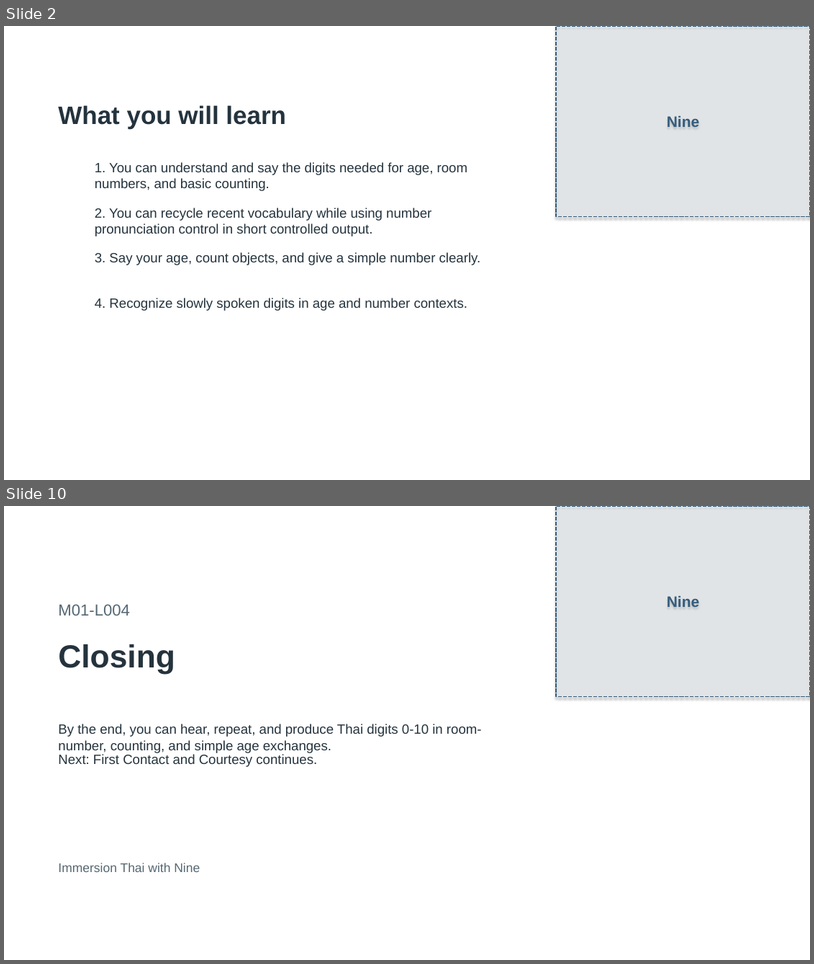
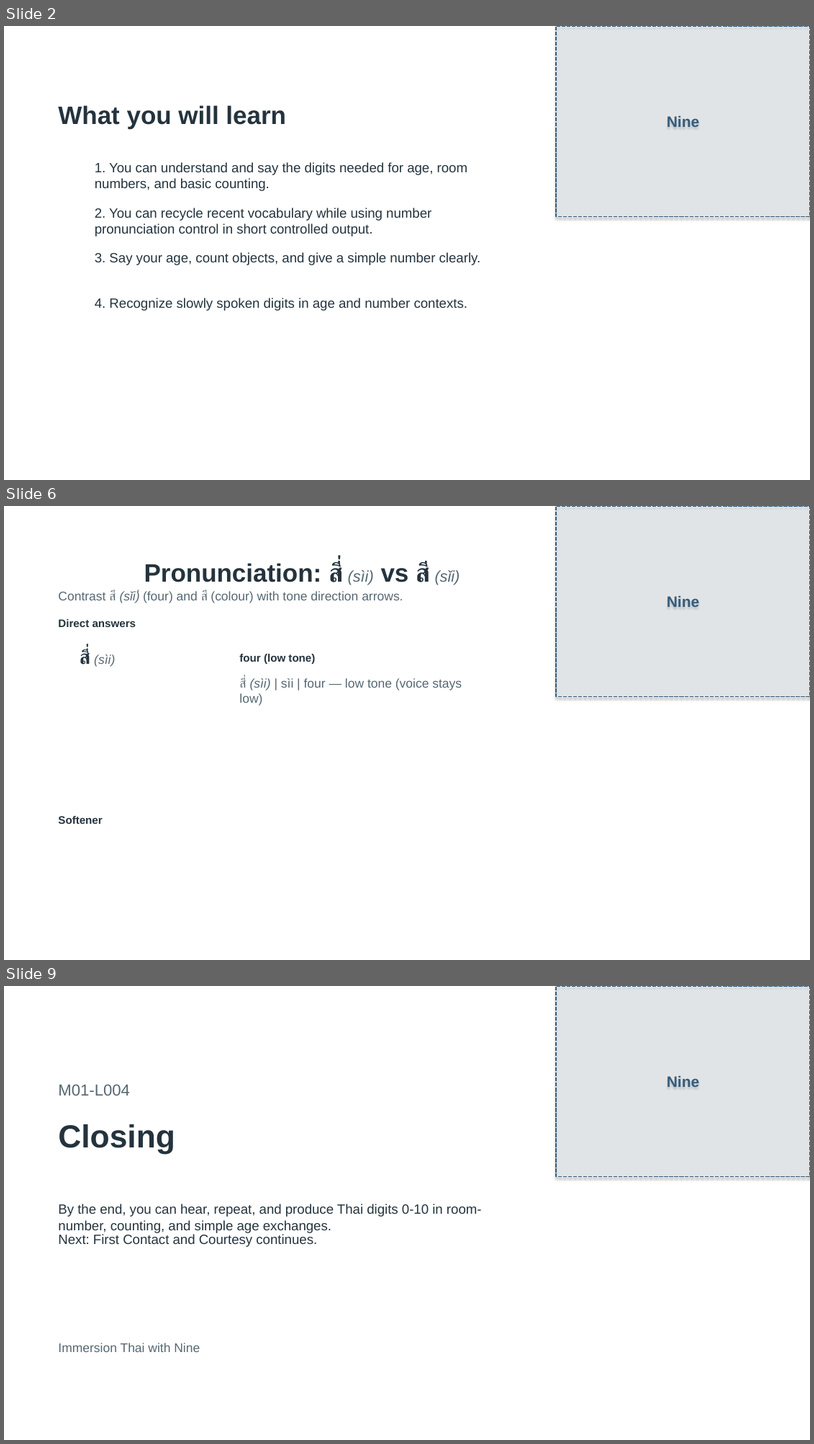
Before and after one commit to OTFTCS/thai-nine, a slide deck: course/modules/M01/L004/M01-L004-canva-deck.pptx. Shown one above the other, each under a label of ours: slides 2 and 10 before the commit, slides 2, 6 and 9 after it; the slides between them are not shown. The pictures are 814x964 and 814x1444 pixels, drawn with LibreOffice and Linux fonts; fonts in the diff are those of the drawing; background and template pictures are left out. Boxes give left, top, right and bottom in pixels: in the first picture for what was removed or moved away, otherwise in the second. Text is boxed around its words. In the diff, an @@ line names an element or a change of style, - is before the commit and + after.

```diff
--- a/course/modules/M01/L004/M01-L004-canva-deck.pptx
+++ b/course/modules/M01/L004/M01-L004-canva-deck.pptx
@@ slide 6 added at <box>4,506,810,960</box>, background picture (left out) @@
@@ rectangle added at <box>556,506,810,697</box>, fill #DBE7EC at 30% opacity, outline #355C7D 1.5 pt dashed, 18 pt, text #355C7D, bold @@
+Nine
@@ text added at <box>52,559,132,580</box>, 12 pt, text #FFFFFF, bold @@
+Section 4
@@ text added at <box>144,562,460,585</box>, 30 pt, text #24333D, bold @@
+Pronunciation: สี่ (sìi) vs สี (sǐi)
@@ text added at <box>58,590,403,603</box>, 15 pt, text #566873 @@
+Contrast สี (sǐi)่ (four) and สี (colour) with tone direction arrows.
@@ text added at <box>58,619,136,627</box>, 13 pt, text #24333D, bold @@
+Direct answers
@@ text added at <box>80,649,115,667</box>, 15 pt, text #566873, italic @@
+สี่ (sìi)
@@ text added at <box>239,654,315,664</box>, 13 pt, text #24333D, bold @@
+four (low tone)
@@ text added at <box>239,678,462,705</box>, 15 pt, text #566873 @@
+สี่ (sìi) | sìi | four — low tone (voice stays low)
@@ text added at <box>58,816,102,824</box>, 13 pt, text #24333D, bold @@
+Softener
@@ what was slide 10 is now slide 9 @@
```
Also in this commit, not shown: 4 slides changed, 1 other slide added, 3 slides removed, 7 other files.
